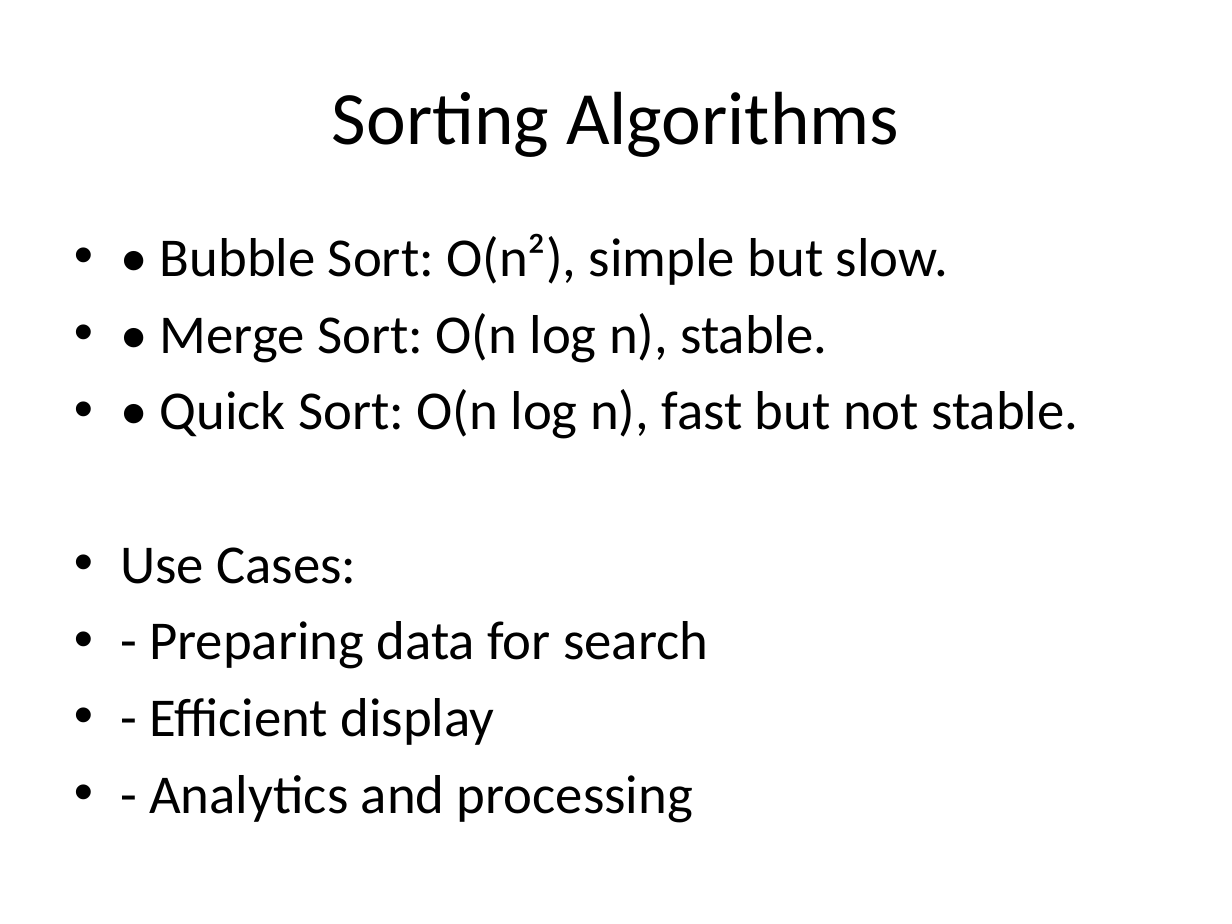
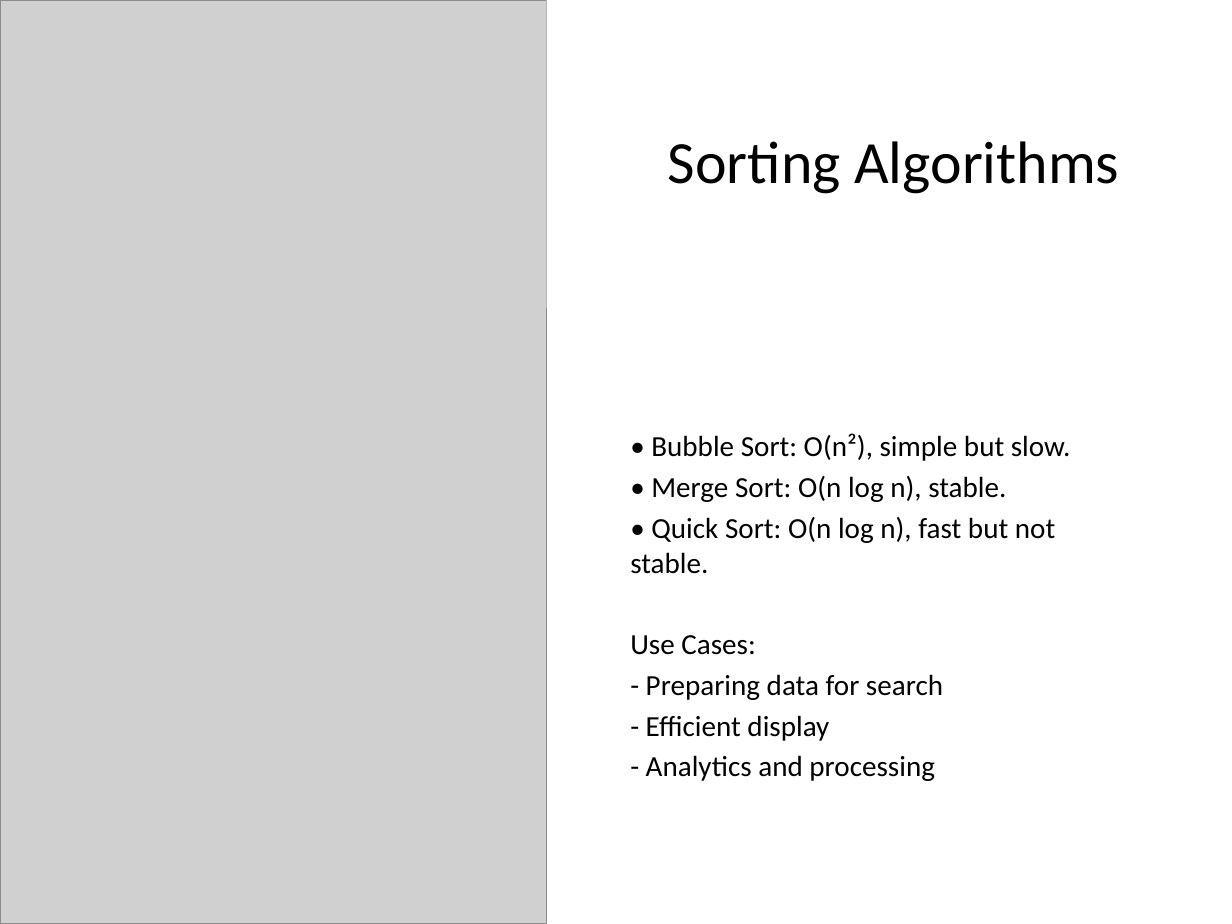
Before and after one commit to mrkyaing/MG-DSA, a slide deck: slide 21 of DSA_in_Java_LectureNotes_Detailed.pptx (slide 9 before the commit). Drawn at 1232x924 pixels with LibreOffice and Linux fonts; fonts in the diff are those of the drawing; grey boxes stand for pictures. Boxes give left, top, right and bottom in pixels: in the first picture for what was removed or moved away, otherwise in the second. Text is boxed around its words. In the diff, an @@ line names an element or a change of style, - is before the commit and + after.

```diff
--- a/DSA_in_Java_LectureNotes_Detailed.pptx
+++ b/DSA_in_Java_LectureNotes_Detailed.pptx
@@ picture added at box(0, 0, 547, 924) @@
@@ rectangle added at box(547, 0, 1232, 308), fill #FFFFFF @@
@@ title "Sorting Algorithms": place and size @@
-title "Sorting Algorithms" at box(332, 91, 899, 157)
+title "Sorting Algorithms" at box(668, 141, 1119, 194)
@@ title "Sorting Algorithms" at box(668, 141, 1119, 194): size 44 to 35 pt @@
@@ text "• Bubble Sort: O(n²), simple ...": place and size @@
-text "• Bubble Sort: O(n²), simple ..." at box(120, 233, 1078, 823)
+text "• Bubble Sort: O(n²), simple ..." at box(630, 433, 1071, 781)
@@ text "• Bubble Sort: O(n²), simple ..." at box(630, 433, 1071, 781): size 32 to 17 pt; bullet • to none; less space between paragraphs; vertical alignment top to middle @@
```
Also in this commit, not shown: 10 other slides changed, 16 slides added, 9 other files.
